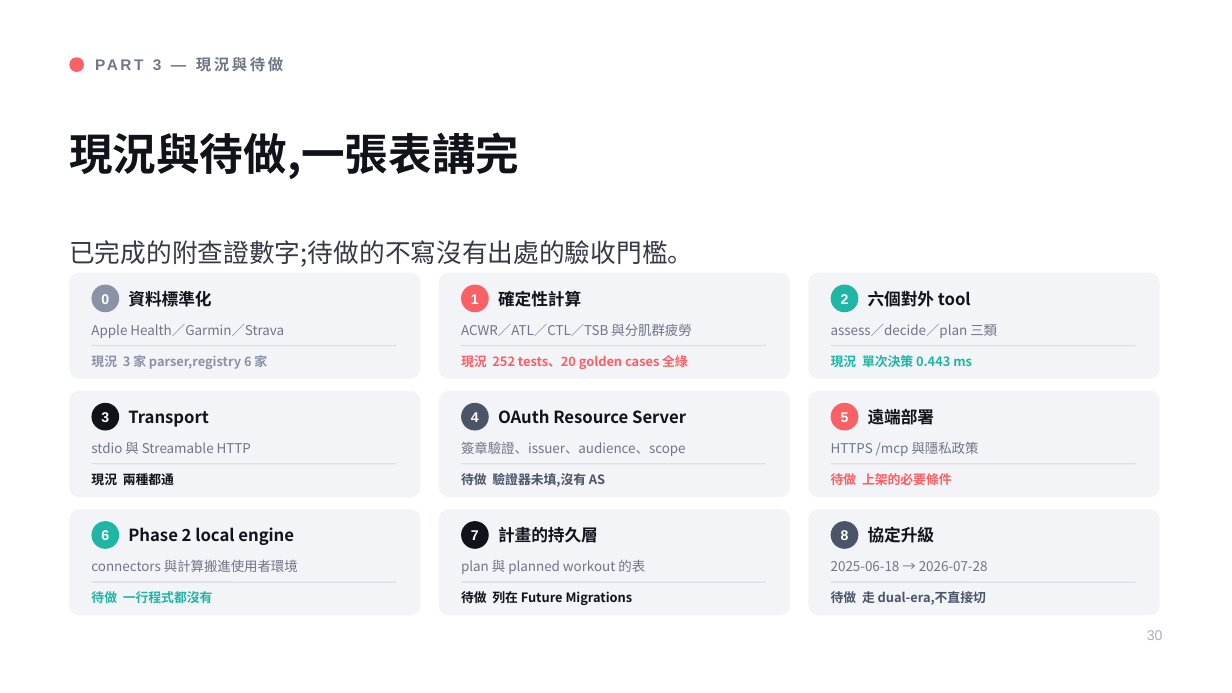
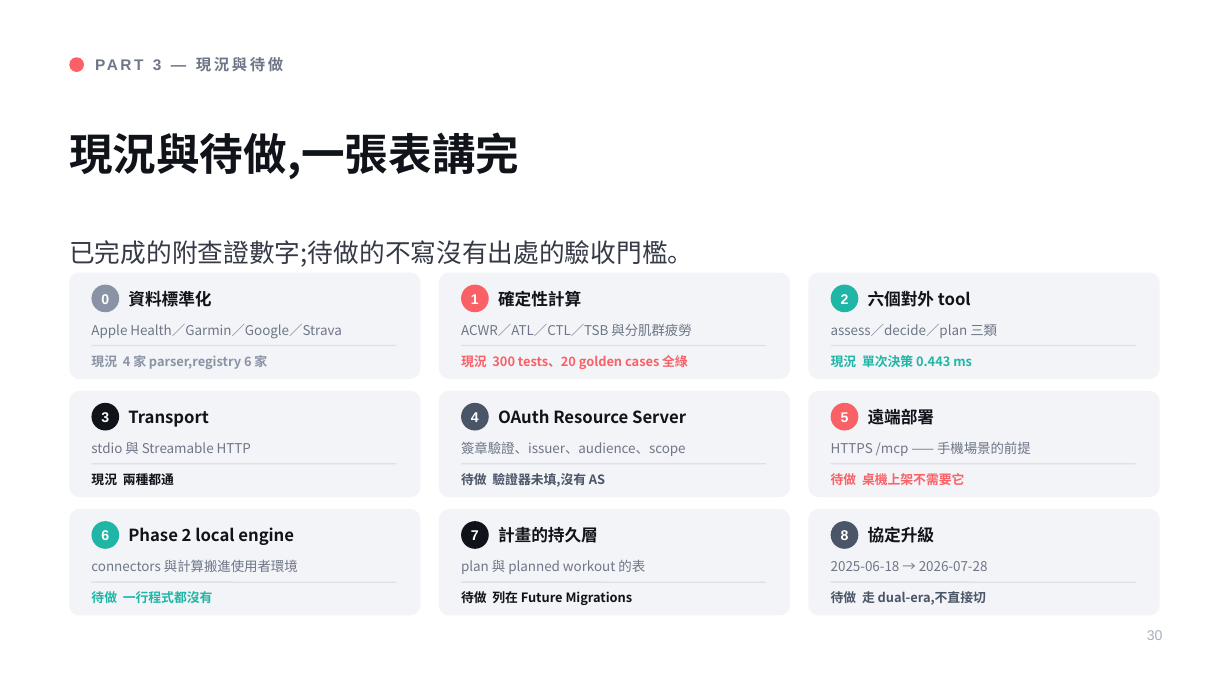
Before and after one commit to henryyeh182/evidra, a slide deck: slide 30 of docs/Fitness-MCP-Product-Vision.pptx. Drawn at 1232x693 pixels with LibreOffice and Linux fonts; fonts in the diff are those of the drawing. Boxes give left, top, right and bottom in pixels: in the first picture for what was removed or moved away, otherwise in the second. Text is boxed around its words. In the diff, an @@ line names an element or a change of style, - is before the commit and + after.

```diff
--- a/docs/Fitness-MCP-Product-Vision.pptx
+++ b/docs/Fitness-MCP-Product-Vision.pptx
@@ text at [91,324,341,339]: text changed @@
-Apple Health／Garmin／Strava
+Apple Health／Garmin／Google／Strava
@@ text at [91,355,267,369]: text changed @@
-現況 3 家 parser,registry 6 家
+現況 4 家 parser,registry 6 家
@@ text at [461,355,688,369]: text changed @@
-現況 252 tests、20 golden cases 全綠
+現況 300 tests、20 golden cases 全綠
@@ text at [831,442,1031,456]: text changed @@
-HTTPS /mcp 與隱私政策
+HTTPS /mcp —— 手機場景的前提
@@ text at [831,473,964,485]: text changed @@
-待做 上架的必要條件
+待做 桌機上架不需要它
```
Also in this commit, not shown: 2 other slides changed, 1 other file.
